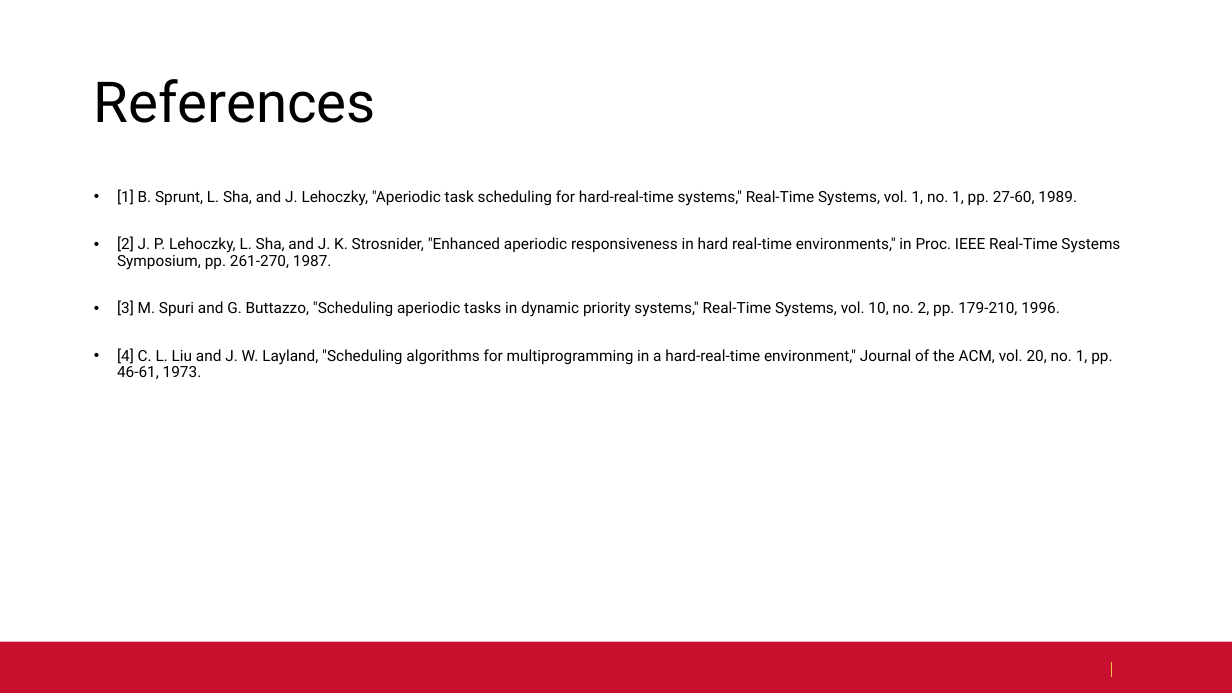
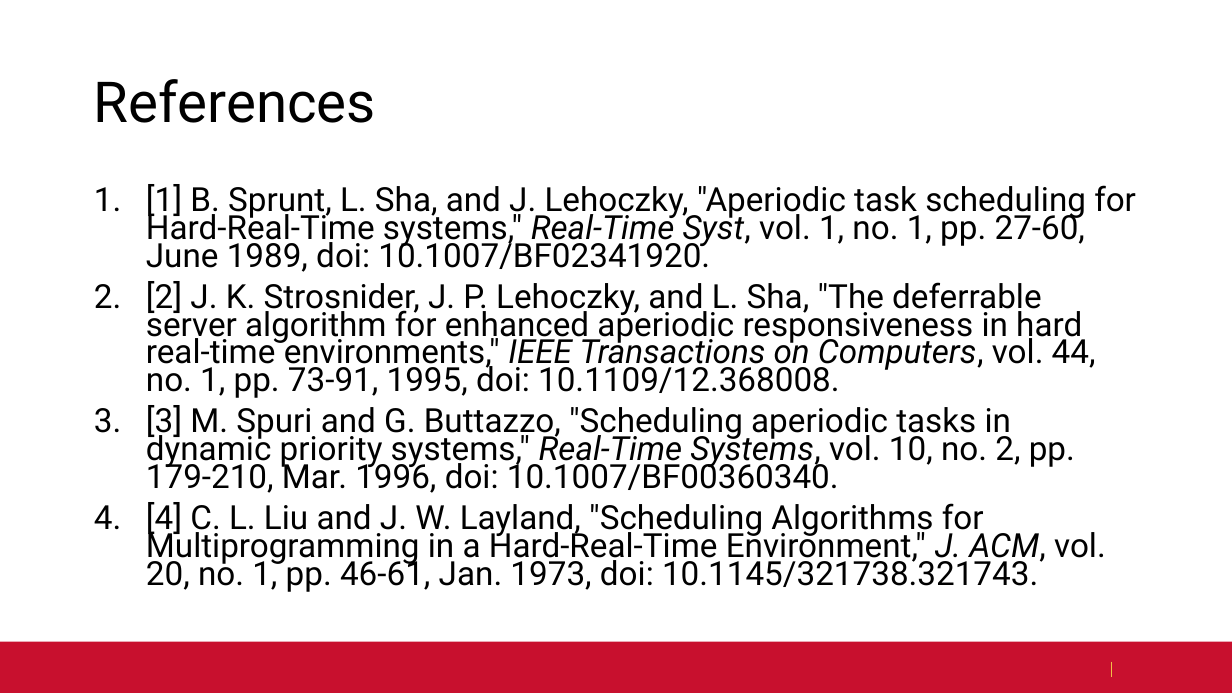
Before and after one commit to shahabafshar/Scheduler, a slide deck: slide 14 of documents/final/Real_Time_Scheduling_Simulator_Presentation.pptx. Drawn at 1232x693 pixels with LibreOffice and Linux fonts; fonts in the diff are those of the drawing; background and template pictures are left out. Boxes give left, top, right and bottom in pixels: in the first picture for what was removed or moved away, otherwise in the second. Text is boxed around its words. In the diff, an @@ line names an element or a change of style, - is before the commit and + after.

Commit message:
Remove temporary PowerPoint file and update FINAL_REPORT.md and PRESENTATION.md for consistency and clarity. The report now reflects the correct academic year (Fall 2025) and includes updated references to authors in the context of server-based scheduling algorithms. Additionally, the IEEE template is enhanced with new packages for better formatting and functionality.

```diff
--- a/documents/final/Real_Time_Scheduling_Simulator_Presentation.pptx
+++ b/documents/final/Real_Time_Scheduling_Simulator_Presentation.pptx
@@ text at box(94, 184, 1136, 592): text changed; size 12 to 25.9 pt @@
-• [1] B. Sprunt, L. Sha, and J. Lehoczky, "Aperiodic task scheduling for hard-real-time systems," Real-Time Systems, vol. 1, no. 1, pp. 27-60, 1989.
-• [2] J. P. Lehoczky, L. Sha, and J. K. Strosnider, "Enhanced aperiodic responsiveness in hard real-time environments," in Proc. IEEE Real-Time Systems Symposium, pp. 261-270, 1987.
-• [3] M. Spuri and G. Buttazzo, "Scheduling aperiodic tasks in dynamic priority systems," Real-Time Systems, vol. 10, no. 2, pp. 179-210, 1996.
-• [4] C. L. Liu and J. W. Layland, "Scheduling algorithms for multiprogramming in a hard-real-time environment," Journal of the ACM, vol. 20, no. 1, pp. 46-61, 1973.
+1. [1] B. Sprunt, L. Sha, and J. Lehoczky, "Aperiodic task scheduling for Hard-Real-Time systems," Real-Time Syst, vol. 1, no. 1, pp. 27-60, June 1989, doi: 10.1007/BF02341920.
+2. [2] J. K. Strosnider, J. P. Lehoczky, and L. Sha, "The deferrable server algorithm for enhanced aperiodic responsiveness in hard real-time environments," IEEE Transactions on Computers, vol. 44, no. 1, pp. 73-91, 1995, doi: 10.1109/12.368008.
+3. [3] M. Spuri and G. Buttazzo, "Scheduling aperiodic tasks in dynamic priority systems," Real-Time Systems, vol. 10, no. 2, pp. 179-210, Mar. 1996, doi: 10.1007/BF00360340.
+4. [4] C. L. Liu and J. W. Layland, "Scheduling Algorithms for Multiprogramming in a Hard-Real-Time Environment," J. ACM, vol. 20, no. 1, pp. 46-61, Jan. 1973, doi: 10.1145/321738.321743.
```
Also in this commit, not shown: 3 other slides changed, 13 other files.
